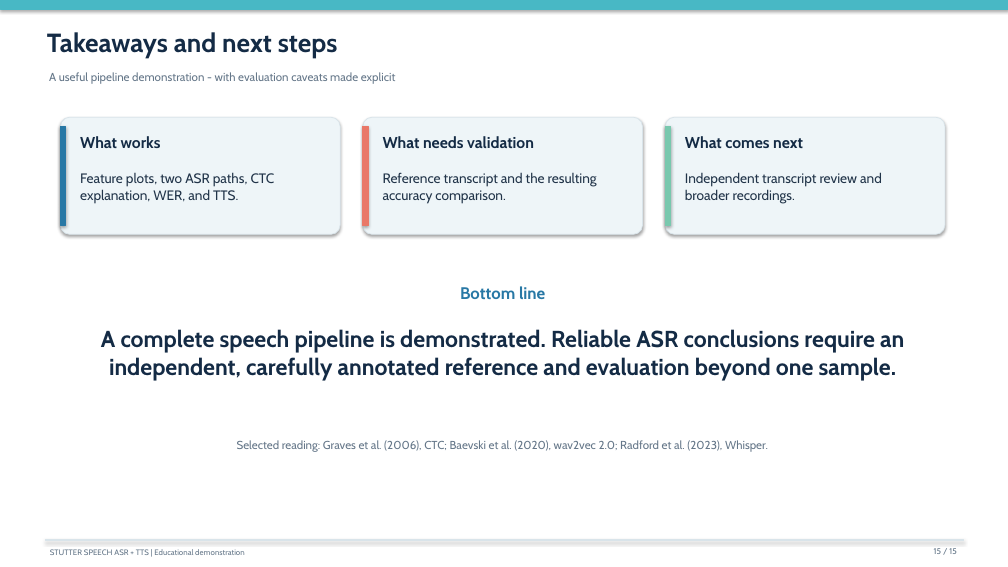
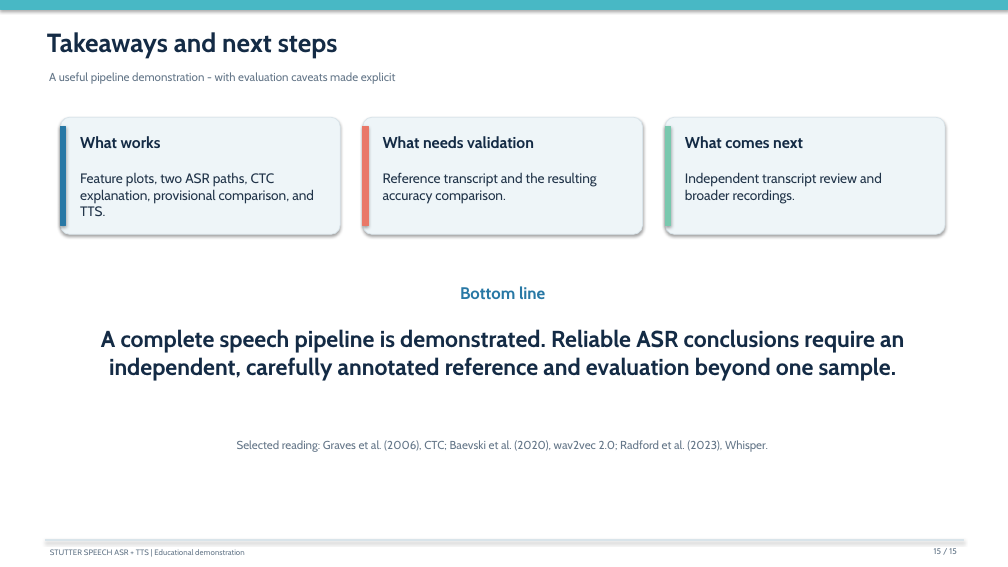
Before and after one commit to ArijitDas2005/stutter-speech-asr-tts, a slide deck: slide 15 of report/project_presentation.pptx. Drawn at 1008x567 pixels with LibreOffice and Linux fonts; fonts in the diff are those of the drawing. Boxes give left, top, right and bottom in pixels: in the first picture for what was removed or moved away, otherwise in the second. Text is boxed around its words. In the diff, an @@ line names an element or a change of style, - is before the commit and + after.

```diff
--- a/report/project_presentation.pptx
+++ b/report/project_presentation.pptx
@@ text at [80, 172, 314, 216]: text changed @@
-Feature plots, two ASR paths, CTC explanation, WER, and TTS.
+Feature plots, two ASR paths, CTC explanation, provisional comparison, and TTS.
```
Also in this commit, not shown: 9 other slides changed, 22 other files.
